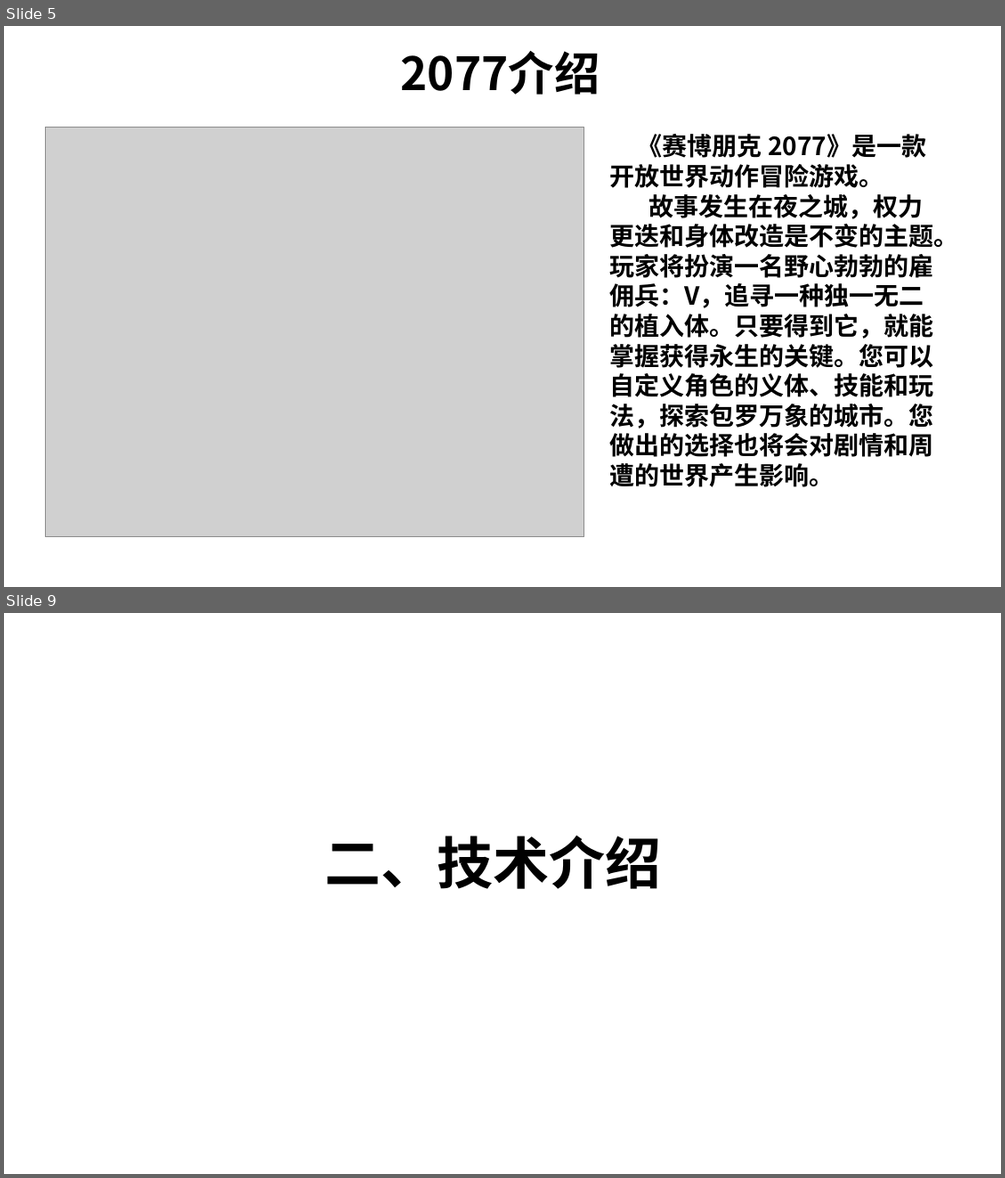
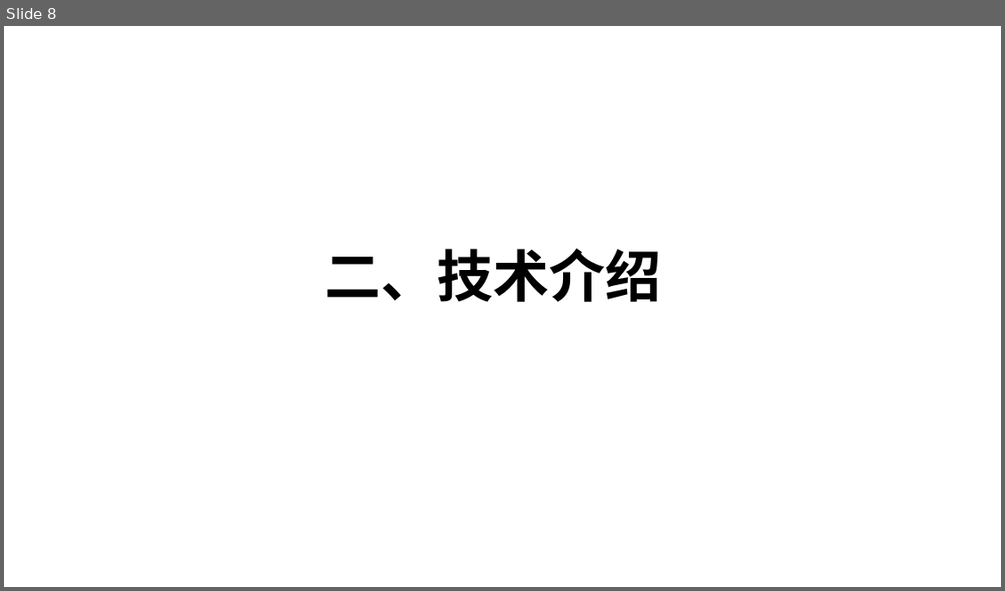
Before and after one commit to wanqqq29/2077CommentAnalyze, a slide deck: 材料/PPT/答辩v1.pptx. Shown one above the other, each under a label of ours: slides 5 and 9 before the commit, slide 8 after it; the slides between them are not shown. The pictures are 1005x1178 and 1005x591 pixels, drawn with LibreOffice and Linux fonts; fonts in the diff are those of the drawing; grey boxes stand for pictures; background and template pictures are left out. Boxes give left, top, right and bottom in pixels: in the first picture for what was removed or moved away, otherwise in the second. Text is boxed around its words. In the diff, an @@ line names an element or a change of style, - is before the commit and + after.

```diff
--- a/材料/PPT/答辩v1.pptx
+++ b/材料/PPT/答辩v1.pptx
@@ slide 5 removed at box(4, 26, 1001, 587), background picture (left out) @@
@@ text removed at box(401, 51, 600, 95) @@
-2077介绍
@@ picture removed at box(46, 127, 584, 537) @@
@@ text removed at box(609, 134, 958, 487) @@
-《赛博朋克 2077》是一款开放世界动作冒险游戏。
-故事发生在夜之城，权力更迭和身体改造是不变的主题。
-玩家将扮演一名野心勃勃的雇佣兵：V，追寻一种独一无二的植入体。只要得到它，就能掌握获得永生的关键。您可以自定义角色的义体、技能和玩法，探索包罗万象的城市。您做出的选择也将会对剧情和周遭的世界产生影响。
@@ what was slide 9 is now slide 8 @@
```
Also in this commit, not shown: 5 slides changed, 17 slides added, 2 other slides removed, 3 other files.
